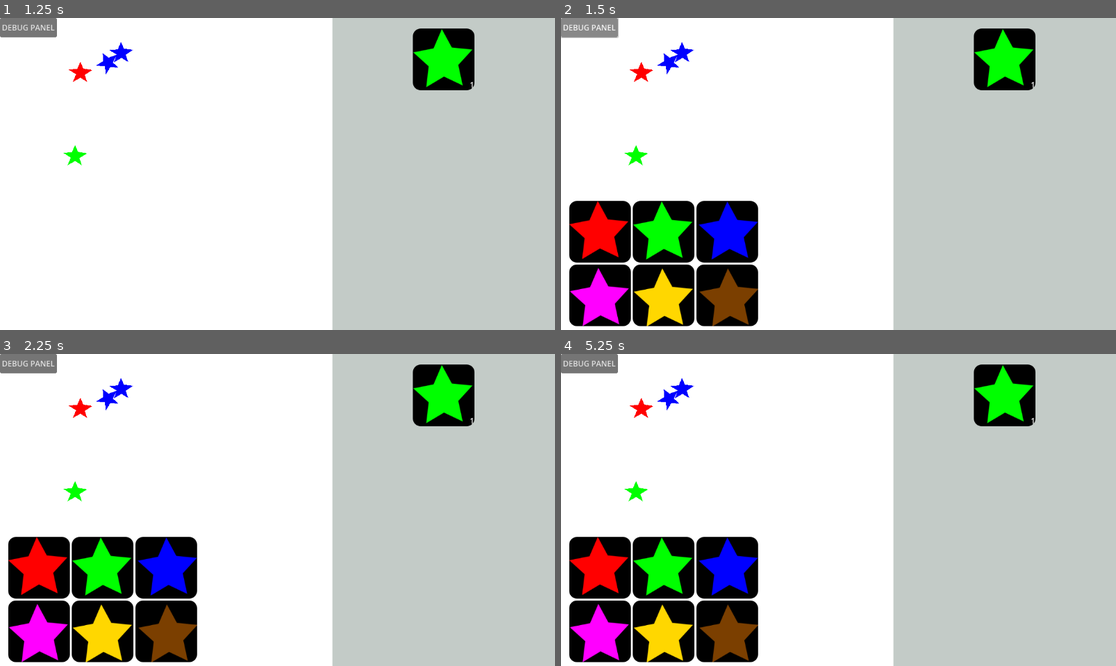
Above: before the commit, frames 1-4 (two rows, left to right).
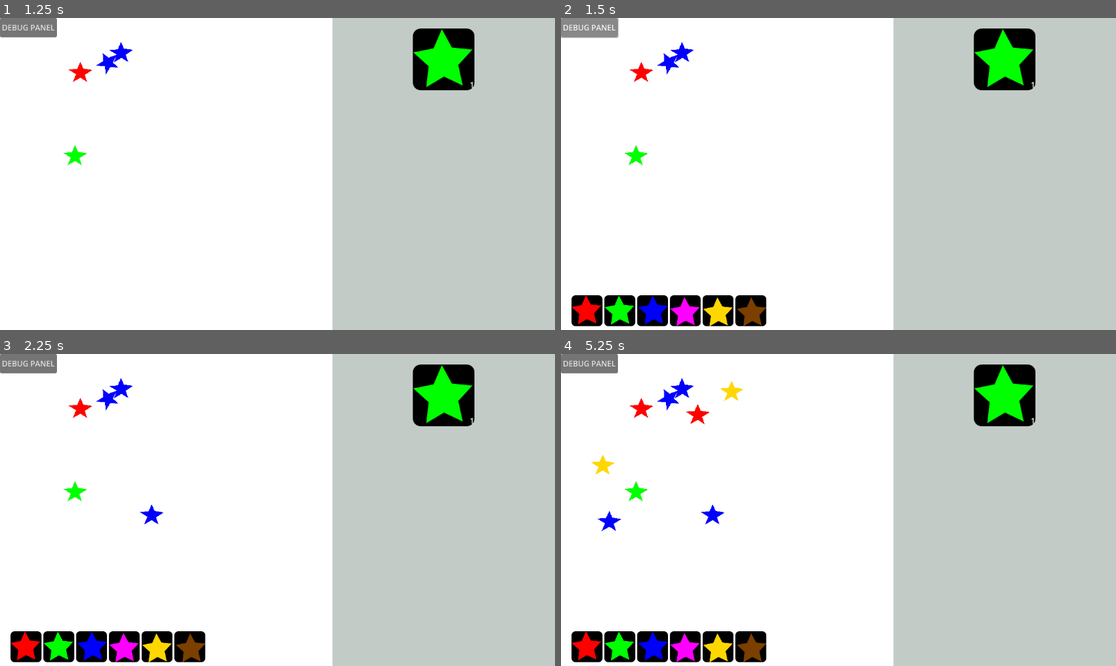
Above: after the commit, the same moments.

Repository: beyondchan28/CollectingStars
Game: Godot game, scene res://Scenes/game.tscn
Two runs of this game, one before a commit and one after it. Both use one fixed random seed, a clock stepped at 60 frames per second and the inputs below. The engine's default icon, where the game draws it, is replaced by a stand-in: a white triangle on a blue panel in a dark square.
Inputs:
- Up to frame 1 (1.25 s): click "LABEL" at 0.5 s
- Up to frame 2 (1.5 s): click "DEBUG PANEL" at 1.25 s
- Up to frame 3 (2.25 s): click "LABEL" at 2 s
- Up to frame 4 (5.25 s): click "LABEL" at 2.75 s; click "LABEL" at 3.5 s; click "LABEL" at 4.25 s; click "LABEL" at 5 s

Frame 1 is identical in both runs. In frame 2, 13% of the frame differs, in the area x 1-38%, y 58-99%; in frame 3, 13%; in frame 4, 13%, in the area x 1-38%, y 8-99%.

Commit message:
debug panel done

Diff:
--- /dev/null
+++ b/Scenes/debug_panel.tscn
@@ -0,0 +1,84 @@
+[gd_scene load_steps=3 format=3 uid="uid://bmu1nr72xb0im"]
+
+[ext_resource type="Script" path="res://Scripts/debug_panel.gd" id="1_edecj"]
+[ext_resource type="PackedScene" uid="uid://bwl56k15phhv0" path="res://Scenes/star_button.tscn" id="2_2kkhq"]
+
+[node name="DebugPanel" type="Control"]
+layout_mode = 3
+anchors_preset = 9
+anchor_bottom = 1.0
+offset_right = 452.0
+grow_vertical = 2
+mouse_filter = 2
+script = ExtResource("1_edecj")
+
+[node name="DebugButton" type="Button" parent="."]
+layout_mode = 0
+offset_right = 118.0
+offset_bottom = 40.0
+text = "DEBUG PANEL"
+
+[node name="DebugScroll" type="ScrollContainer" parent="."]
+layout_mode = 1
+anchors_preset = 12
+anchor_top = 1.0
+anchor_right = 1.0
+anchor_bottom = 1.0
+offset_left = 22.0
+offset_top = -72.0
+offset_right = -22.0
+grow_horizontal = 2
+grow_vertical = 0
+vertical_scroll_mode = 0
+
+[node name="DebugContainer" type="GridContainer" parent="DebugScroll"]
+custom_minimum_size = Vector2(32, 32)
+layout_mode = 2
+columns = 6
+
+[node name="StarButton" parent="DebugScroll/DebugContainer" instance=ExtResource("2_2kkhq")]
+custom_minimum_size = Vector2(64, 64)
+layout_mode = 2
+ignore_texture_size = true
+stretch_mode = 0
+_star_type = 0
+is_debug = true
+
+[node name="StarButton2" parent="DebugScroll/DebugContainer" instance=ExtResource("2_2kkhq")]
+custom_minimum_size = Vector2(64, 64)
+layout_mode = 2
+ignore_texture_size = true
+stretch_mode = 0
+_star_type = 1
+is_debug = true
+
+[node name="StarButton3" parent="DebugScroll/DebugContainer" instance=ExtResource("2_2kkhq")]
+custom_minimum_size = Vector2(64, 64)
+layout_mode = 2
+ignore_texture_size = true
+stretch_mode = 0
+_star_type = 2
+is_debug = true
+
+[node name="StarButton4" parent="DebugScroll/DebugContainer" instance=ExtResource("2_2kkhq")]
+custom_minimum_size = Vector2(64, 64)
+layout_mode = 2
+ignore_texture_size = true
+stretch_mode = 0
+_star_type = 3
+is_debug = true
+
+[node name="StarButton5" parent="DebugScroll/DebugContainer" instance=ExtResource("2_2kkhq")]
+custom_minimum_size = Vector2(64, 64)
+layout_mode = 2
+ignore_texture_size = true
+stretch_mode = 0
+_star_type = 4
+is_debug = true
+
+[node name="StarButton6" parent="DebugScroll/DebugContainer" instance=ExtResource("2_2kkhq")]
+custom_minimum_size = Vector2(64, 64)
+layout_mode = 2
+ignore_texture_size = true
+stretch_mode = 0
+is_debug = true
--- a/Scenes/game.tscn
+++ b/Scenes/game.tscn
@@ -3,7 +3,7 @@
 [ext_resource type="PackedScene" uid="uid://dxtyomnokngcc" path="res://Scenes/star.tscn" id="1_ajy5d"]
 [ext_resource type="Script" path="res://Scripts/star_inventory.gd" id="2_u5lqo"]
 [ext_resource type="PackedScene" uid="uid://bwl56k15phhv0" path="res://Scenes/star_button.tscn" id="3_2cq3e"]
-[ext_resource type="Script" path="res://Scripts/debug_panel.gd" id="3_qe31x"]
+[ext_resource type="PackedScene" uid="uid://bmu1nr72xb0im" path="res://Scenes/debug_panel.tscn" id="3_hsxt7"]
 
 [sub_resource type="RectangleShape2D" id="RectangleShape2D_18jwe"]
 size = Vector2(70, 724)
@@ -54,64 +54,7 @@
 layout_mode = 2
 _star_type = 1
 
-[node name="DebugPanel" type="Control" parent="CanvasLayer"]
-layout_mode = 3
-anchors_preset = 9
-anchor_bottom = 1.0
-offset_right = 212.0
-grow_vertical = 2
-mouse_filter = 2
-script = ExtResource("3_qe31x")
-
-[node name="DebugButton" type="Button" parent="CanvasLayer/DebugPanel"]
-layout_mode = 0
-offset_right = 118.0
-offset_bottom = 40.0
-text = "DEBUG PANEL"
-
-[node name="DebugScroll" type="ScrollContainer" parent="CanvasLayer/DebugPanel"]
-layout_mode = 1
-anchors_preset = -1
-anchor_left = 0.0801887
-anchor_top = 0.58642
-anchor_right = 1.92925
-anchor_bottom = 1.0
-grow_vertical = 0
-vertical_scroll_mode = 0
-metadata/_edit_use_anchors_ = true
-
-[node name="DebugContainer" type="GridContainer" parent="CanvasLayer/DebugPanel/DebugScroll"]
-layout_mode = 2
-columns = 3
-
-[node name="StarButton" parent="CanvasLayer/DebugPanel/DebugScroll/DebugContainer" instance=ExtResource("3_2cq3e")]
-layout_mode = 2
-_star_type = 0
-is_debug = true
-
-[node name="StarButton2" parent="CanvasLayer/DebugPanel/DebugScroll/DebugContainer" instance=ExtResource("3_2cq3e")]
-layout_mode = 2
-_star_type = 1
-is_debug = true
-
-[node name="StarButton3" parent="CanvasLayer/DebugPanel/DebugScroll/DebugContainer" instance=ExtResource("3_2cq3e")]
-layout_mode = 2
-_star_type = 2
-is_debug = true
-
-[node name="StarButton4" parent="CanvasLayer/DebugPanel/DebugScroll/DebugContainer" instance=ExtResource("3_2cq3e")]
-layout_mode = 2
-_star_type = 3
-is_debug = true
-
-[node name="StarButton5" parent="CanvasLayer/DebugPanel/DebugScroll/DebugContainer" instance=ExtResource("3_2cq3e")]
-layout_mode = 2
-_star_type = 4
-is_debug = true
-
-[node name="StarButton6" parent="CanvasLayer/DebugPanel/DebugScroll/DebugContainer" instance=ExtResource("3_2cq3e")]
-layout_mode = 2
-is_debug = true
+[node name="DebugPanel" parent="CanvasLayer" instance=ExtResource("3_hsxt7")]
 
 [node name="StarsParent" type="Node2D" parent="."]
 
--- a/Scripts/debug_panel.gd
+++ b/Scripts/debug_panel.gd
@@ -1,8 +1,21 @@
 extends Control
+
+const _star := preload("res://Scenes/star.tscn")
+@onready var _stars_parent: Node2D = $"../../StarsParent"
 
 func _ready() -> void:
 	$DebugScroll.hide()
 	$DebugButton.pressed.connect(_on_debug_button_pressed)
+	for _btn: StarButton in $DebugScroll/DebugContainer.get_children():
+		_btn.pressed.connect(_on_spawn_btn_pressed.bind(_btn.get_star_type()))
+
+func _on_spawn_btn_pressed(st: Star.StarType) -> void:
+	var _rand_spawn_pos := Vector2(randf_range(10, 500), randf_range(10, 400))
+	var _new_star : Star = _star.instantiate()
+	_new_star.set_type(st)
+	_new_star.global_position = _rand_spawn_pos
+	_stars_parent.add_child(_new_star)
+	print("[INFO] Spawn Star with type %s" % [st])
 
 func _on_debug_button_pressed() -> void:
 	if $DebugScroll.visible:
--- a/Scripts/star.gd
+++ b/Scripts/star.gd
@@ -10,7 +10,7 @@
 	StarType.RED: Color.RED,
 	StarType.GREEN: Color.GREEN,
 	StarType.BLUE: Color.BLUE,
-	StarType.PINK: Color.PINK,
+	StarType.PINK: Color.DEEP_PINK,
 	StarType.GOLD: Color.GOLD,
 	StarType.CHOCOLATE: Color.CHOCOLATE,
 }
